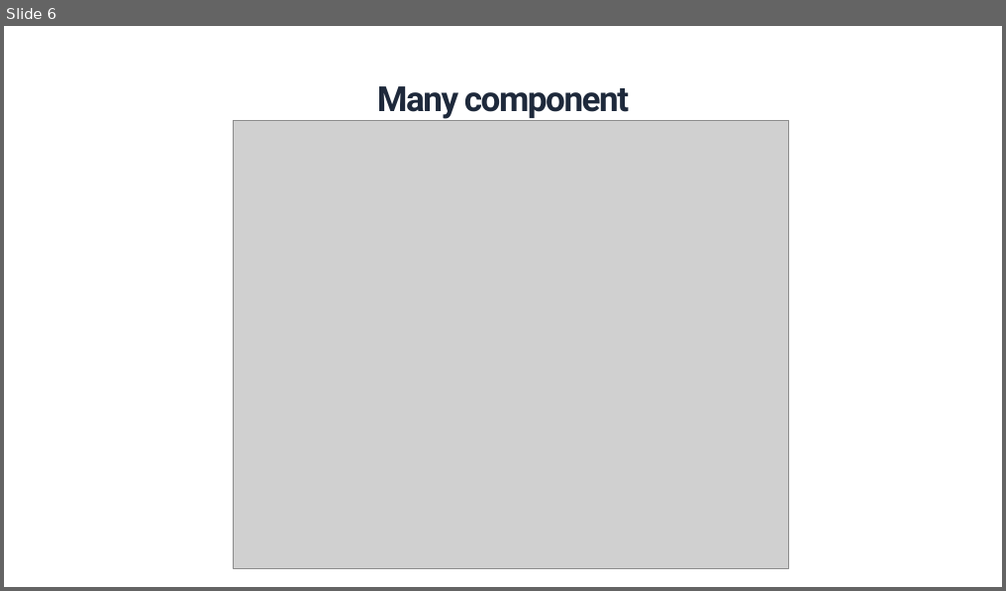
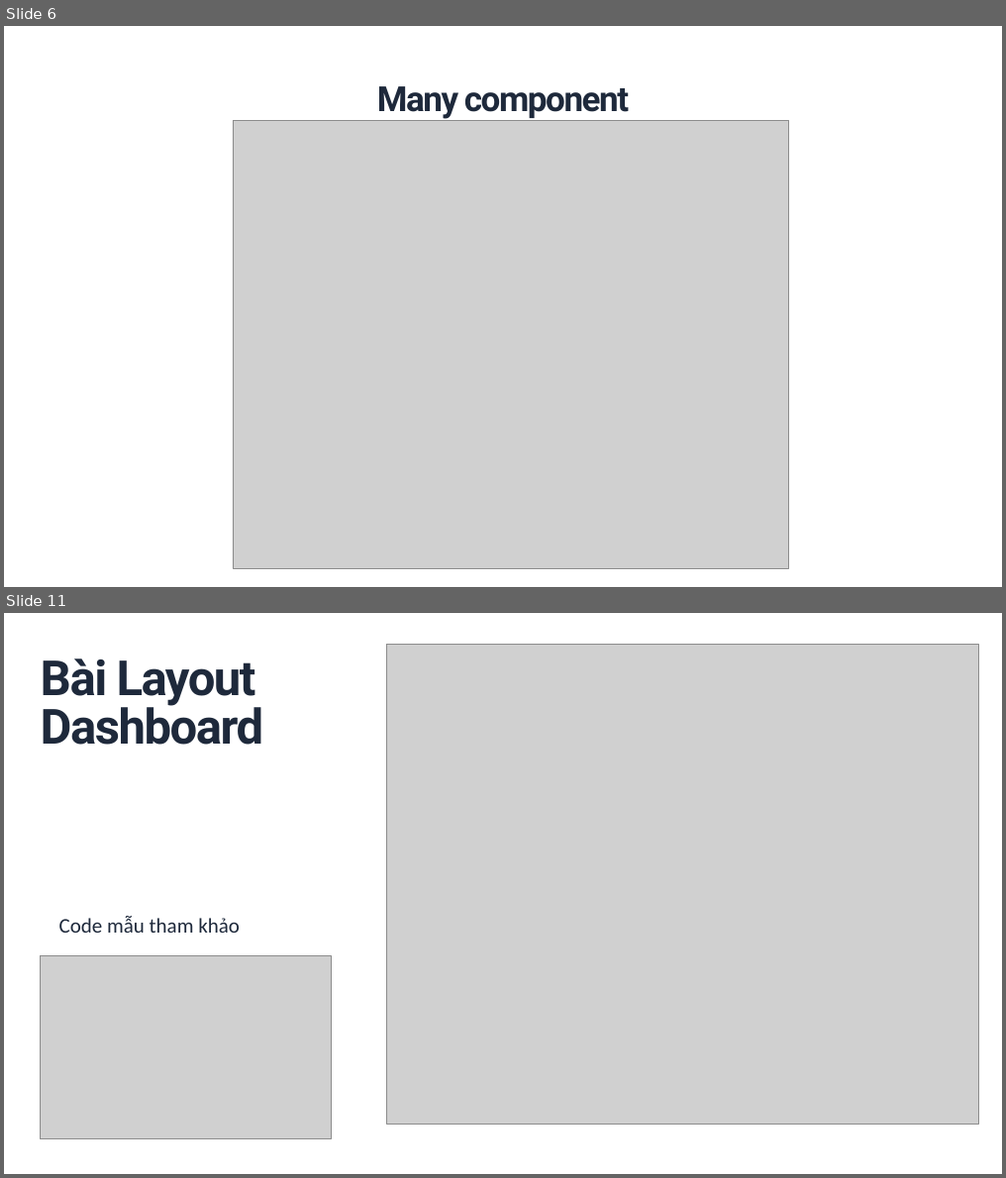
Before and after one commit to trongandev/tai-lieu-day-reactjs-tdsv, a slide deck: giao-an/buoi2/BUỔI 2 COMPONENT & TƯ DUY CHIA NHỎ.pptx. Shown one above the other, each under a label of ours: slide 6 before the commit, slides 6 and 11 after it; the slides between them are not shown. The pictures are 1006x591 and 1006x1178 pixels, drawn with LibreOffice and Linux fonts; fonts in the diff are those of the drawing; grey boxes stand for pictures. Boxes give left, top, right and bottom in pixels: in the first picture for what was removed or moved away, otherwise in the second. Text is boxed around its words. In the diff, an @@ line names an element or a change of style, - is before the commit and + after.

```diff
--- a/giao-an/buoi2/BUỔI 2 COMPONENT & TƯ DUY CHIA NHỎ.pptx
+++ b/giao-an/buoi2/BUỔI 2 COMPONENT & TƯ DUY CHIA NHỎ.pptx
@@ slide 11 added at (x1=4, y1=613, x2=1002, y2=1174), background #FFFFFF @@
@@ text added at (x1=41, y1=659, x2=264, y2=745), 70 pt, text #1E293B, bold @@
+Bài Layout Dashboard
@@ picture added at (x1=387, y1=644, x2=978, y2=1124) @@
@@ text added at (x1=59, y1=916, x2=240, y2=933), 30 pt, text #1E293B @@
+  Code mẫu tham khảo
@@ picture added at (x1=40, y1=957, x2=331, y2=1140) @@
```
Also in this commit, not shown: 1 slide changed, 4 other slides added, 25 other files.
